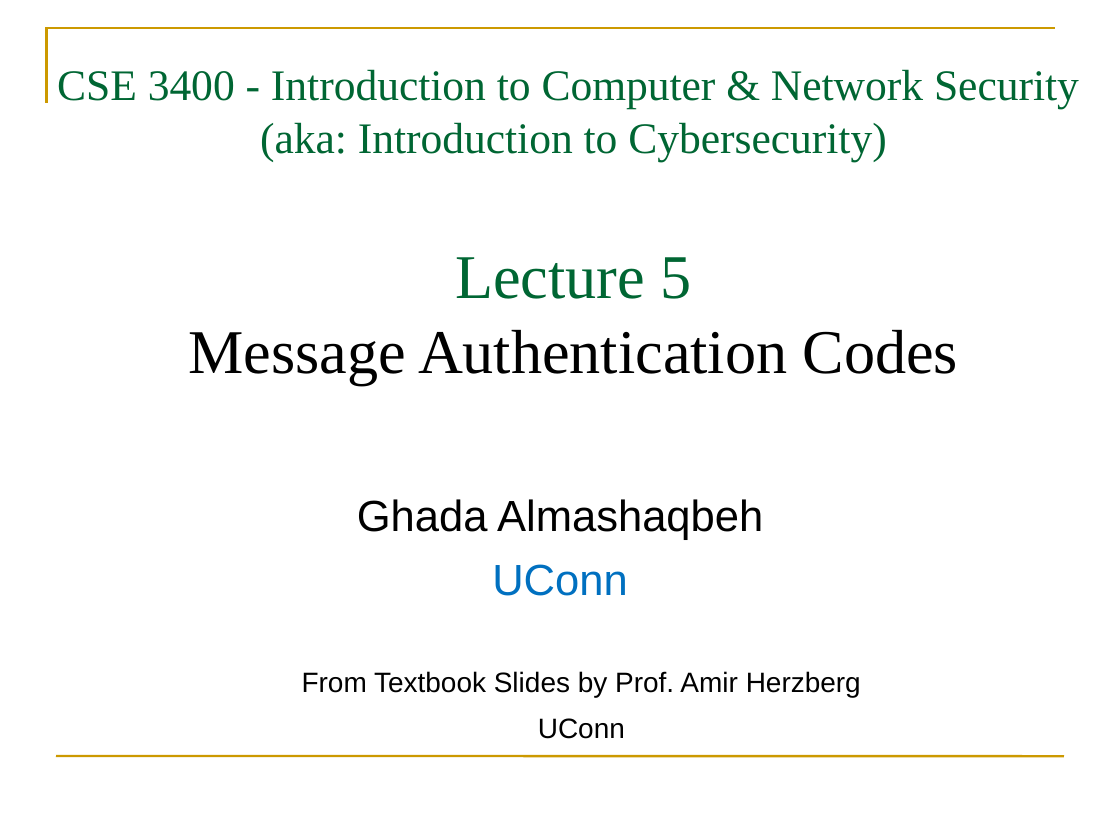
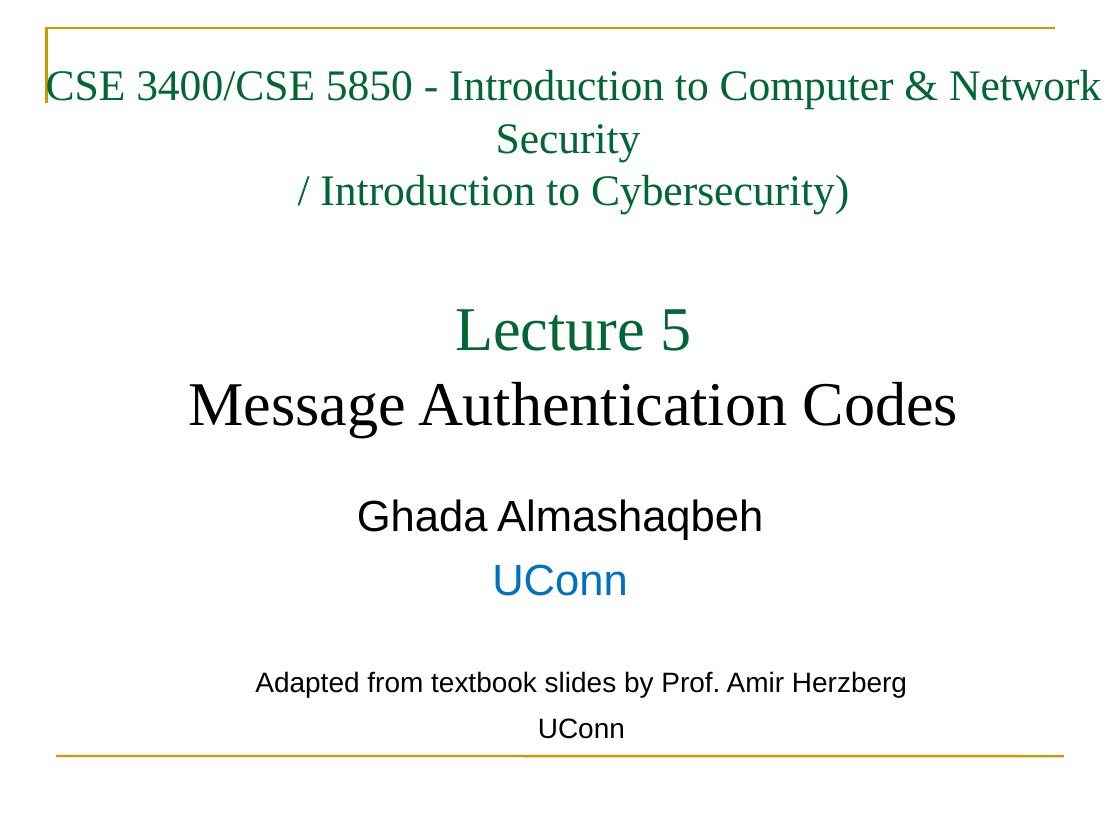
Before and after one commit to GhadaAlmashaqbeh/GhadaAlmashaqbeh.github.io, a slide deck: slide 1 of courses/cse3400-f2024/lecture5.pptx. Drawn at 1120x840 pixels with LibreOffice and Linux fonts; fonts in the diff are those of the drawing. Boxes give left, top, right and bottom in pixels: in the first picture for what was removed or moved away, otherwise in the second. Text is boxed around its words. In the diff, an @@ line names an element or a change of style, - is before the commit and + after.

```diff
--- a/courses/cse3400-f2024/lecture5.pptx
+++ b/courses/cse3400-f2024/lecture5.pptx
@@ title at (46, 66, 1101, 437): text changed @@
-CSE 3400 - Introduction to Computer & Network Security
-(aka: Introduction to Cybersecurity)
-Lecture 5
-Message Authentication Codes
+CSE 3400/CSE 5850 - Introduction to Computer & Network Security
+/ Introduction to Cybersecurity)
+Lecture 5
+Message Authentication Codes
@@ text at (255, 671, 907, 698): text changed @@
-From Textbook Slides by Prof. Amir Herzberg
+Adapted from textbook slides by Prof. Amir Herzberg
```
Also in this commit, not shown: 5 other files.
